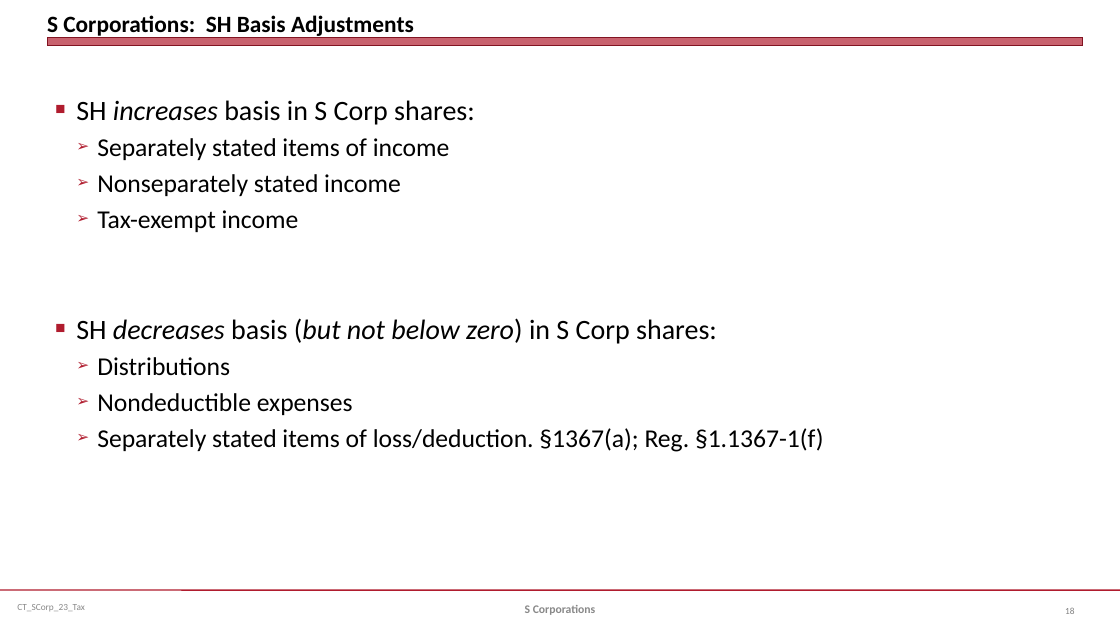
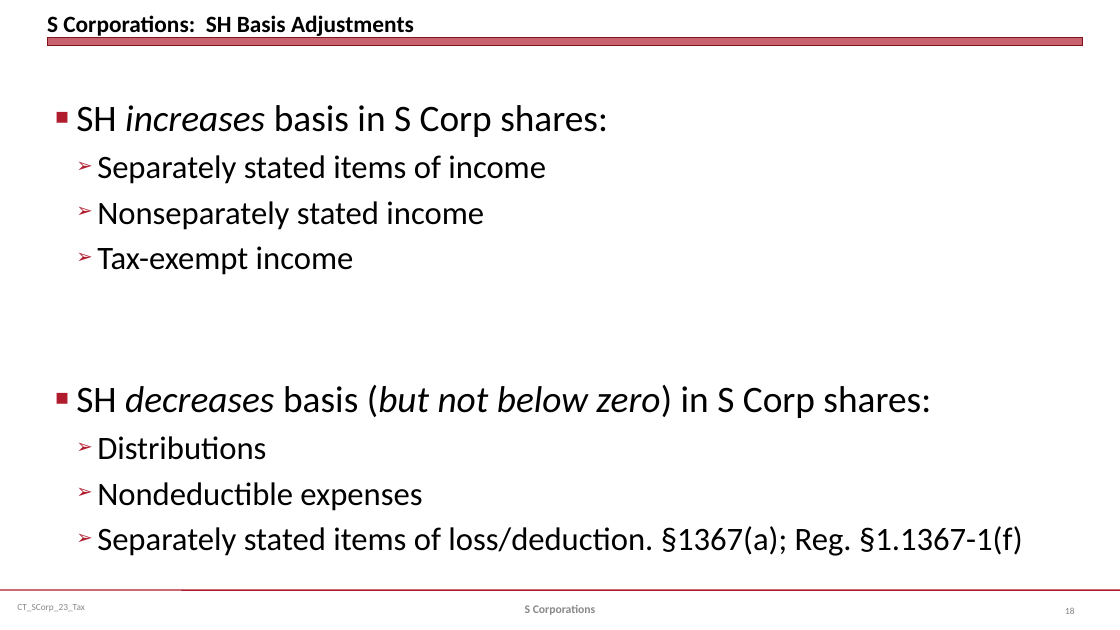
Before and after one commit to jmc877/Corporate-Tax, a slide deck: slide 18 of slides/CT_SCorp_23_Tax.pptx. Drawn at 1120x630 pixels with LibreOffice and Linux fonts; fonts in the diff are those of the drawing. Boxes give left, top, right and bottom in pixels: in the first picture for what was removed or moved away, otherwise in the second. Text is boxed around its words. In the diff, an @@ line names an element or a change of style, - is before the commit and + after.

```diff
--- a/slides/CT_SCorp_23_Tax.pptx
+++ b/slides/CT_SCorp_23_Tax.pptx
@@ text "SH increases basis in S ..." at (76,105,1023,556): size 24 to 32 pt in "SH increases basis in S Corp shares:", "SH decreases basis (but not below zero) ..."; size 22 to 28 pt in "Separately stated items of income", "Nonseparately stated income", "Tax-exempt income", "Distributions" and 2 more places; more space between paragraphs @@
```
Also in this commit, not shown: 2 other slides changed, 1 other file.
